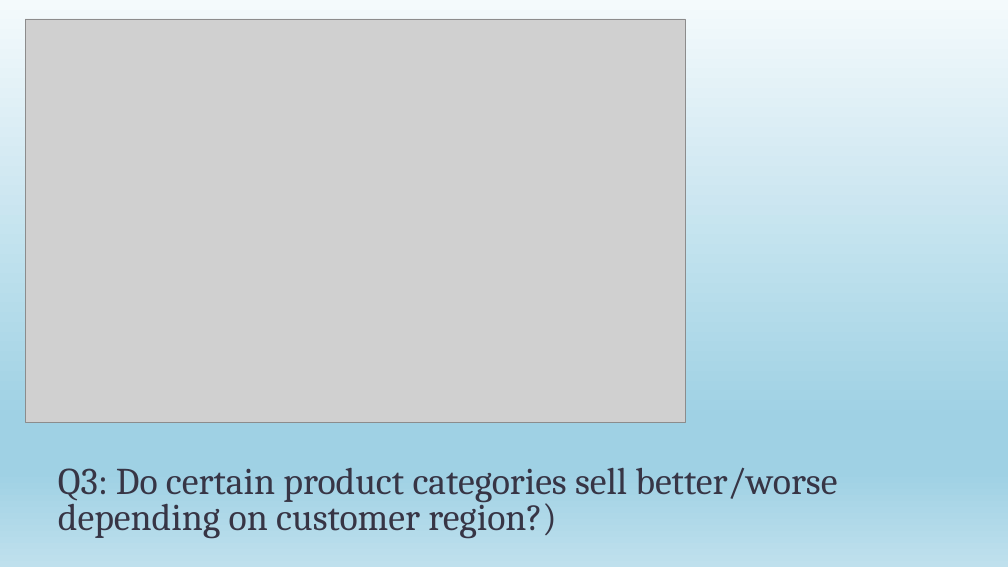
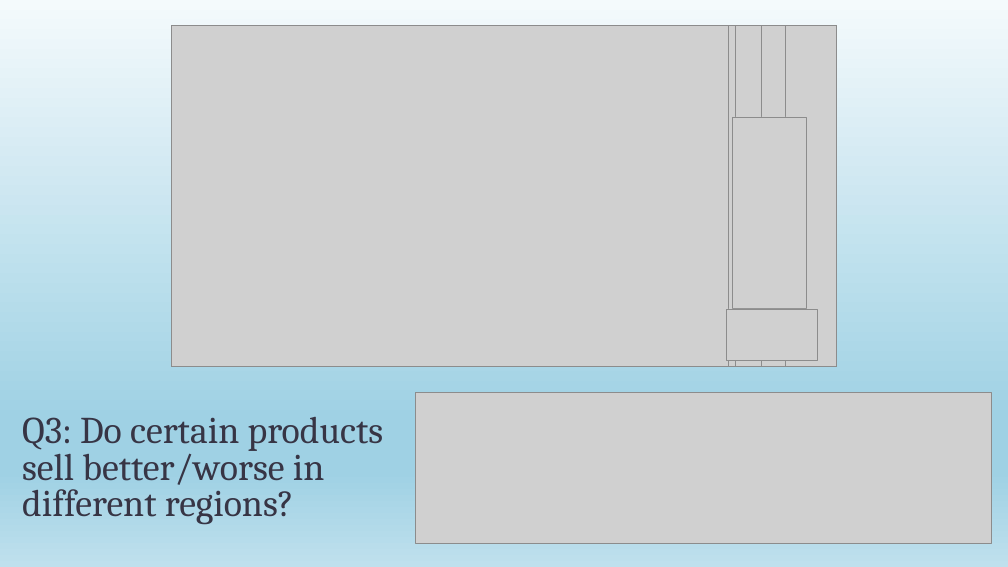
Before and after one commit to magnawhale/dsc-mod-3-project-online-ds-ft-051319, a slide deck: slide 6 of Northwind.pptx. Drawn at 1008x567 pixels with LibreOffice and Linux fonts; fonts in the diff are those of the drawing; grey boxes stand for pictures. Boxes give left, top, right and bottom in pixels: in the first picture for what was removed or moved away, otherwise in the second. Text is boxed around its words. In the diff, an @@ line names an element or a change of style, - is before the commit and + after.

```diff
--- a/Northwind.pptx
+++ b/Northwind.pptx
@@ picture: place and size @@
-picture at (25,19,685,422)
+picture at (172,26,729,366)
@@ picture added at (172,26,836,366) @@
@@ group added at (724,26,836,366): 6 pictures @@
@@ title at (22,417,384,525): text changed @@
-Q3: Do certain product categories sell better/worse depending on customer region?)
+Q3: Do certain products sell better/worse in different regions?
@@ picture added at (416,392,992,543) @@
```
Also in this commit, not shown: 4 other slides changed, 2 slides added, 2 slides removed, 3 other files.
